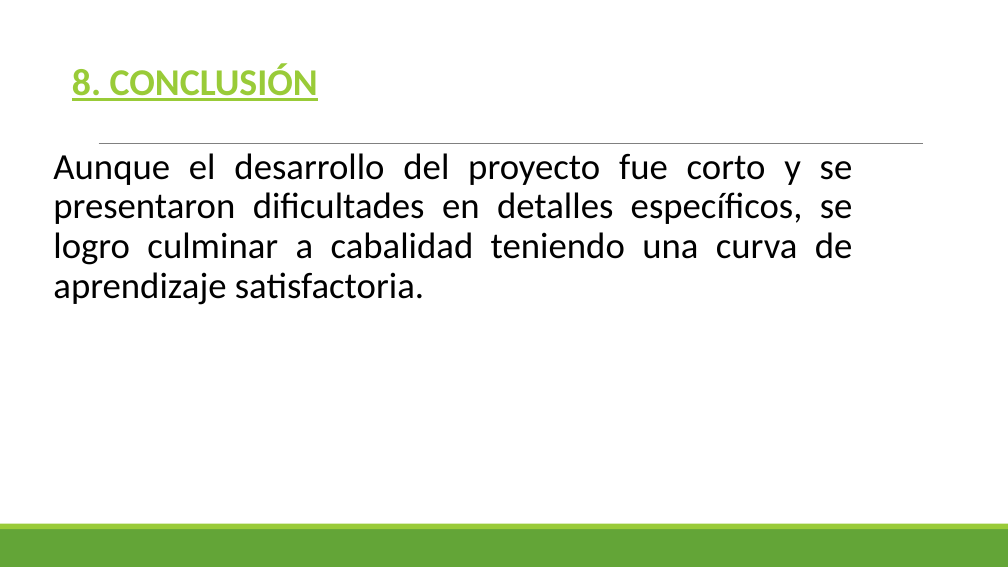
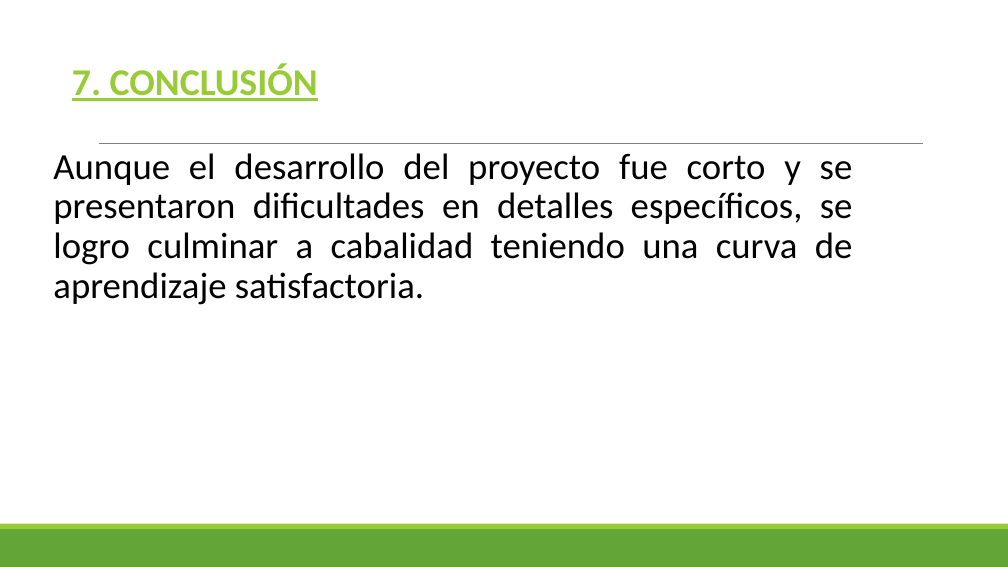
Before and after one commit to NestorRodriguez/ambulancias, a slide deck: slide 18 of PRESENTACION APP INVENTARIOS.pptx (slide 17 before the commit). Drawn at 1008x567 pixels with LibreOffice and Linux fonts; fonts in the diff are those of the drawing. Boxes give left, top, right and bottom in pixels: in the first picture for what was removed or moved away, otherwise in the second. Text is boxed around its words. In the diff, an @@ line names an element or a change of style, - is before the commit and + after.

```diff
--- a/PRESENTACION APP INVENTARIOS.pptx
+++ b/PRESENTACION APP INVENTARIOS.pptx
@@ text at [72,64,318,101]: text changed @@
-8. CONCLUSIÓN
+7. CONCLUSIÓN
```
Also in this commit, not shown: 2 other slides changed, 3 slides added, 2 slides removed, 5 other files.
